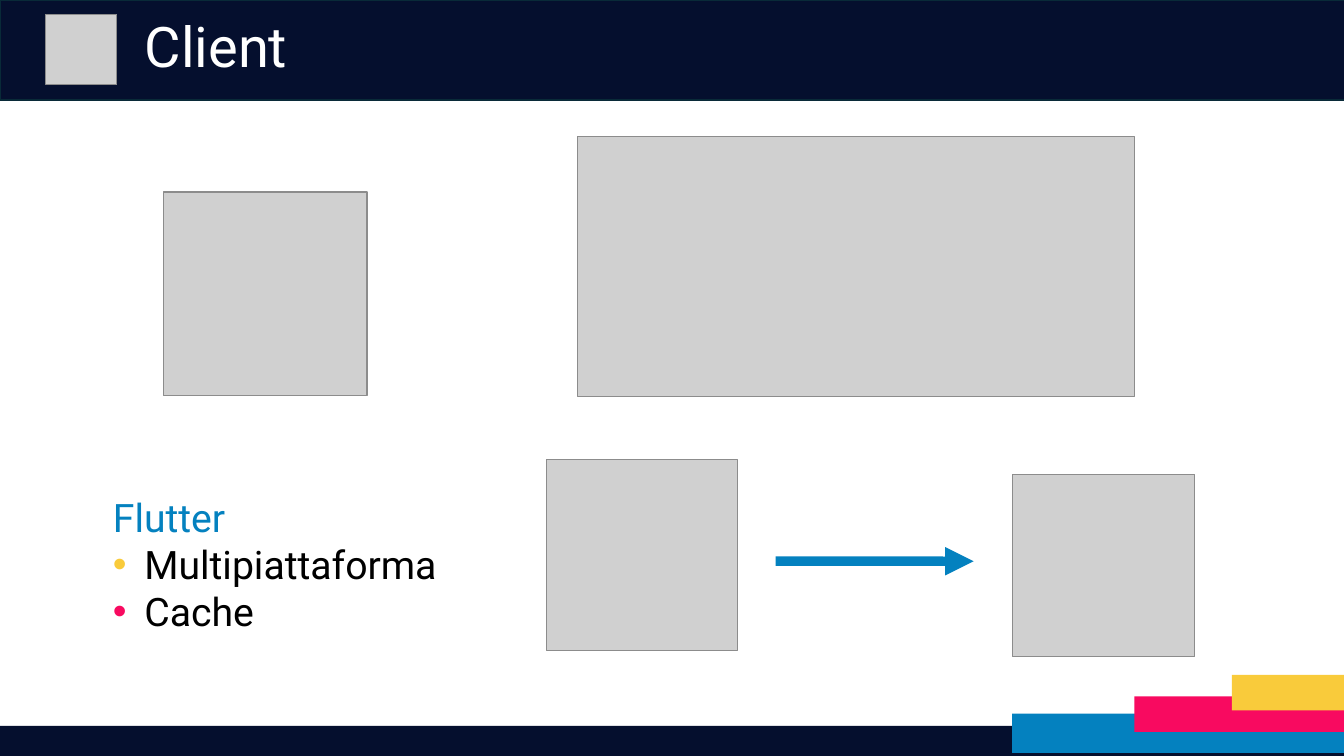
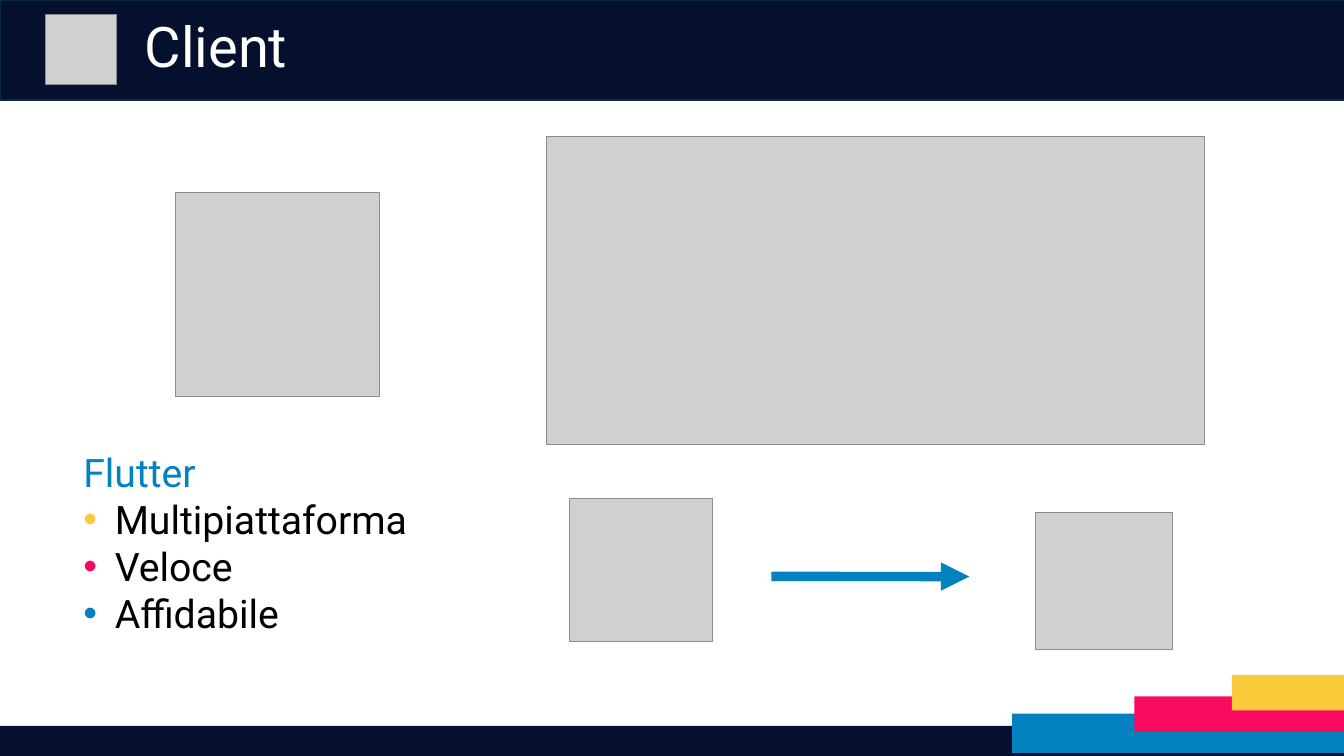
Before and after one commit to RedDuality/Tesi, a slide deck: slide 9 of Presentazione.pptx. Drawn at 1344x756 pixels with LibreOffice and Linux fonts; fonts in the diff are those of the drawing; grey boxes stand for pictures. Boxes give left, top, right and bottom in pixels: in the first picture for what was removed or moved away, otherwise in the second. Text is boxed around its words. In the diff, an @@ line names an element or a change of style, - is before the commit and + after.

```diff
--- a/Presentazione.pptx
+++ b/Presentazione.pptx
@@ picture: place and size @@
-picture at (578, 136, 1134, 396)
+picture at (546, 136, 1205, 445)
@@ picture: place and size @@
-picture at (163, 192, 367, 395)
+picture at (175, 193, 379, 396)
@@ text "Flutter": place and size @@
-text "Flutter" at (113, 502, 436, 627)
+text "Flutter" at (83, 457, 407, 629)
@@ picture: place and size @@
-picture at (546, 460, 737, 650)
+picture at (570, 498, 713, 641)
@@ picture: place and size @@
-picture at (1012, 474, 1195, 656)
+picture at (1035, 513, 1173, 650)
@@ text at (115, 551, 279, 629): text changed @@
-• Cache
+• Veloce
+• Affidabile
@@ arrow moved from (776, 562) - (974, 562) to (771, 577) - (970, 577) @@
```
Also in this commit, not shown: 5 other slides changed, 3 other files.
